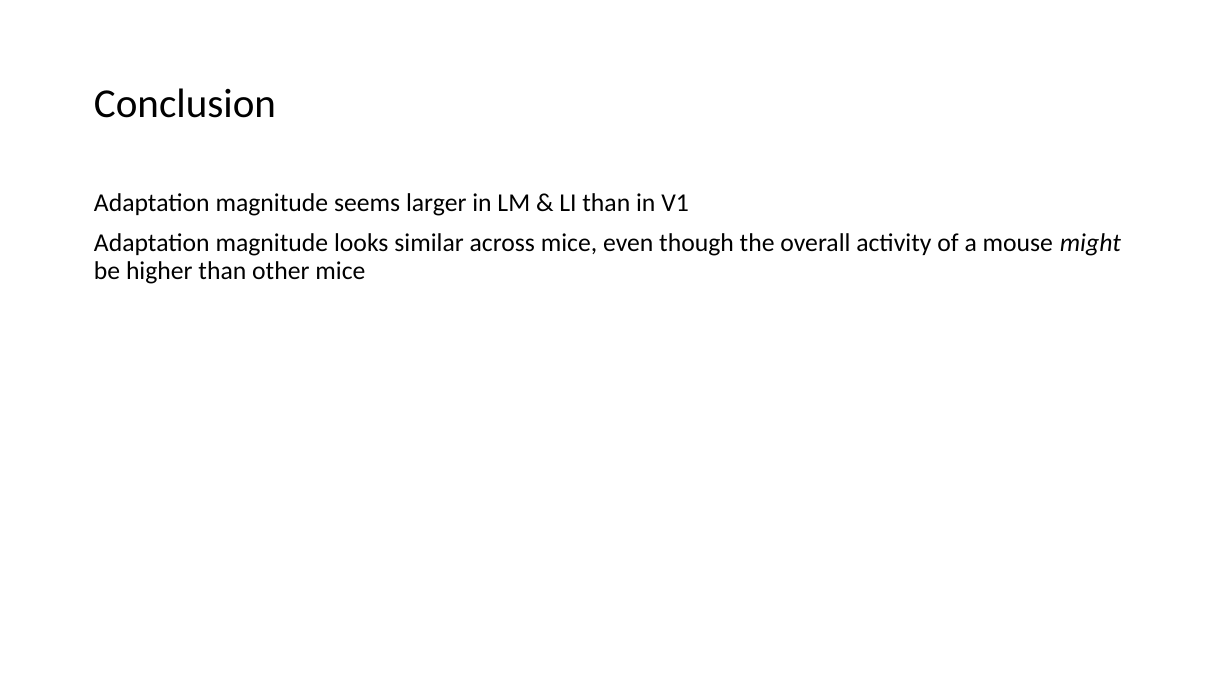
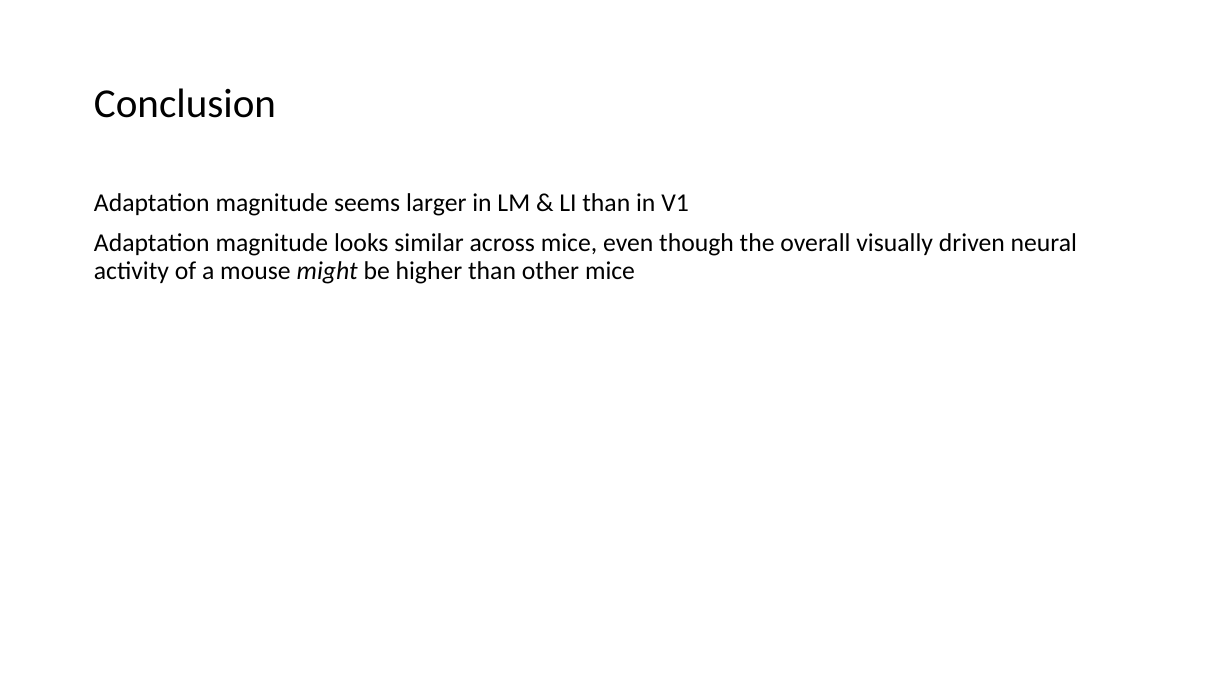
Before and after one commit to lanluo9/inter, a slide deck: slide 17 of code/Jin2020/200903_LL.pptx. Drawn at 1232x693 pixels with LibreOffice and Linux fonts; fonts in the diff are those of the drawing. Boxes give left, top, right and bottom in pixels: in the first picture for what was removed or moved away, otherwise in the second. Text is boxed around its words. In the diff, an @@ line names an element or a change of style, - is before the commit and + after.

```diff
--- a/code/Jin2020/200903_LL.pptx
+++ b/code/Jin2020/200903_LL.pptx
@@ text at bbox=[94, 233, 1077, 284]: text changed @@
-Adaptation magnitude looks similar across mice, even though the overall activity of a mouse might be higher than other mice
+Adaptation magnitude looks similar across mice, even though the overall visually driven neural activity of a mouse might be higher than other mice
```
Also in this commit, not shown: 5 other slides changed.
